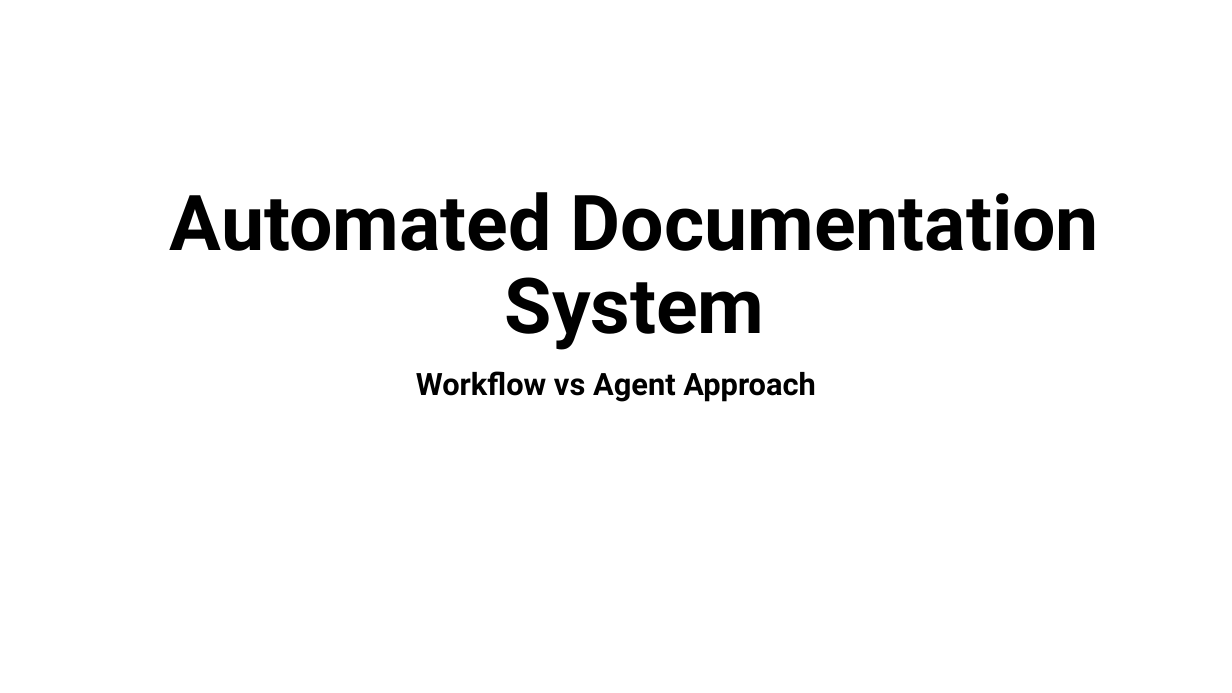
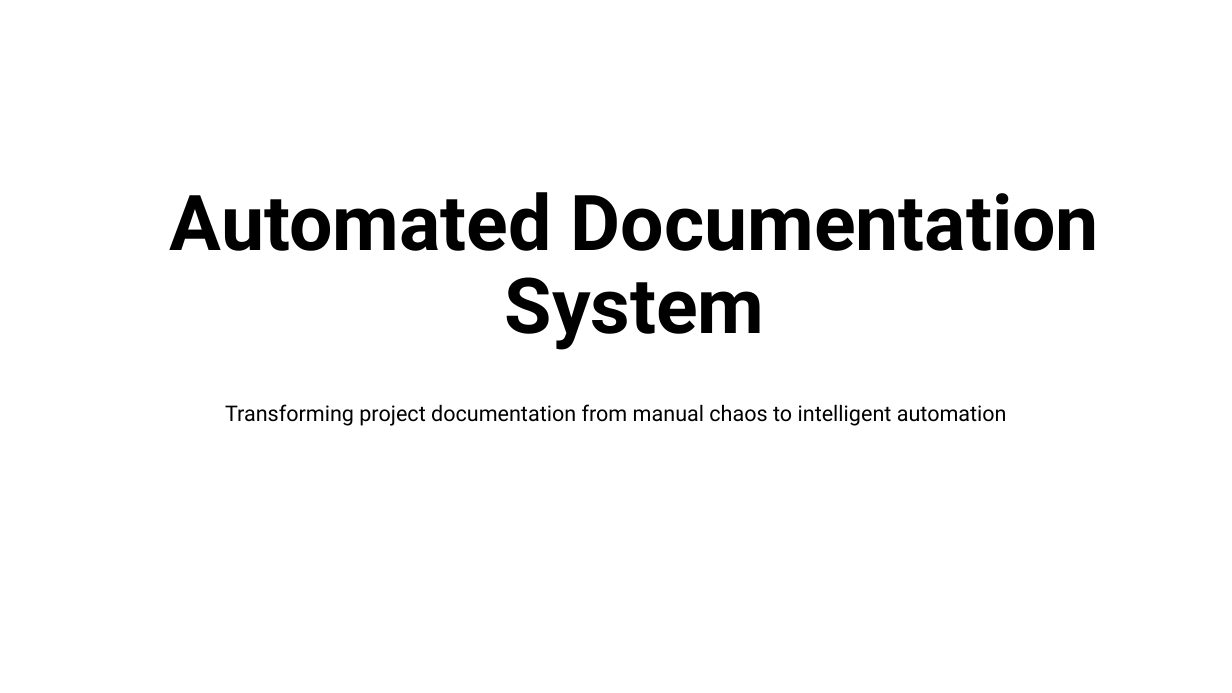
Before and after one commit to imshoban/ai-agent-ppt, a slide deck: slide 1 of Automated-document-system.pptx. Drawn at 1232x693 pixels with LibreOffice and Linux fonts; fonts in the diff are those of the drawing. Boxes give left, top, right and bottom in pixels: in the first picture for what was removed or moved away, otherwise in the second. Text is boxed around its words. In the diff, an @@ line names an element or a change of style, - is before the commit and + after.

```diff
--- a/Automated-document-system.pptx
+++ b/Automated-document-system.pptx
@@ subtitle at [225,404,1007,426]: text changed; size 24 to 16.8 pt; bold off @@
-Workflow vs Agent Approach
+Transforming project documentation from manual chaos to intelligent automation
```
Also in this commit, not shown: 2 other slides changed, 1 slide added.
